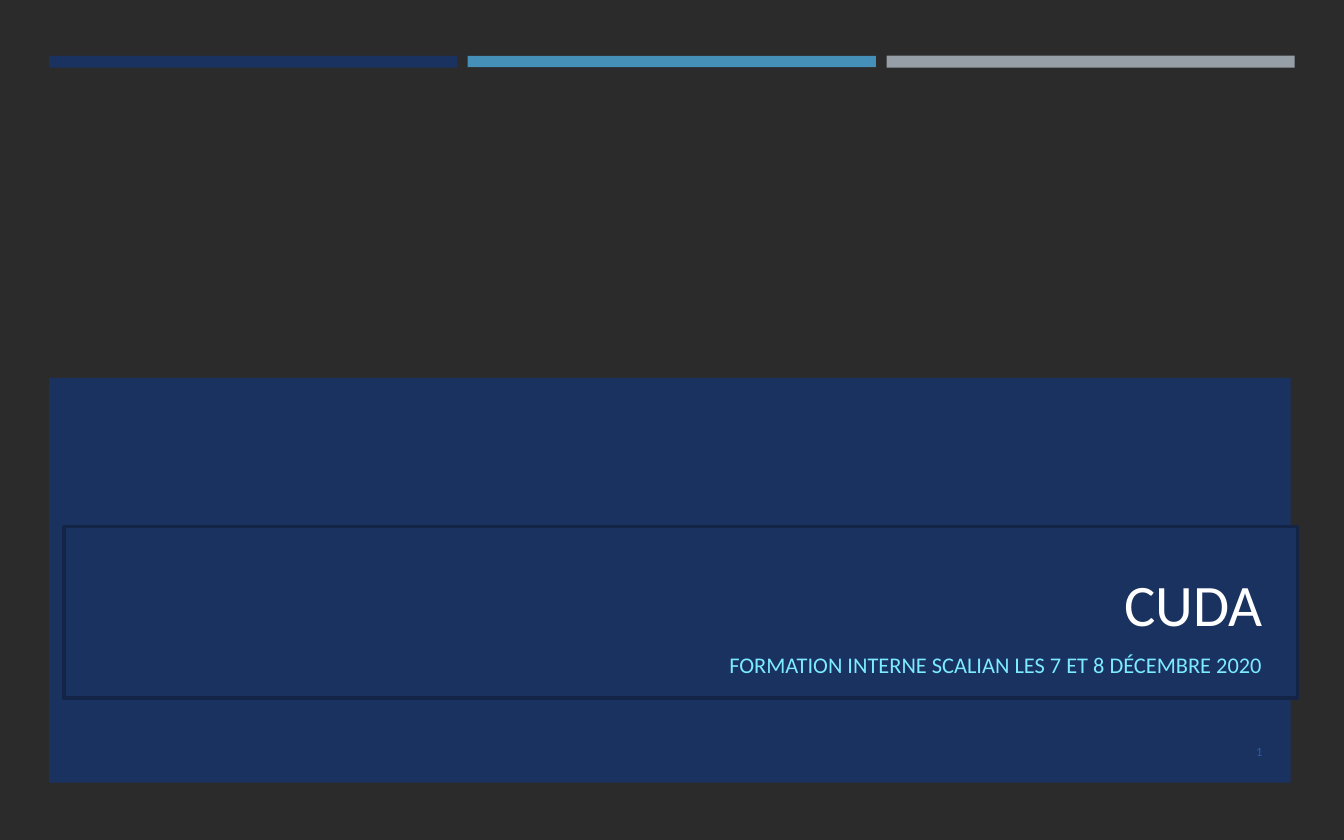
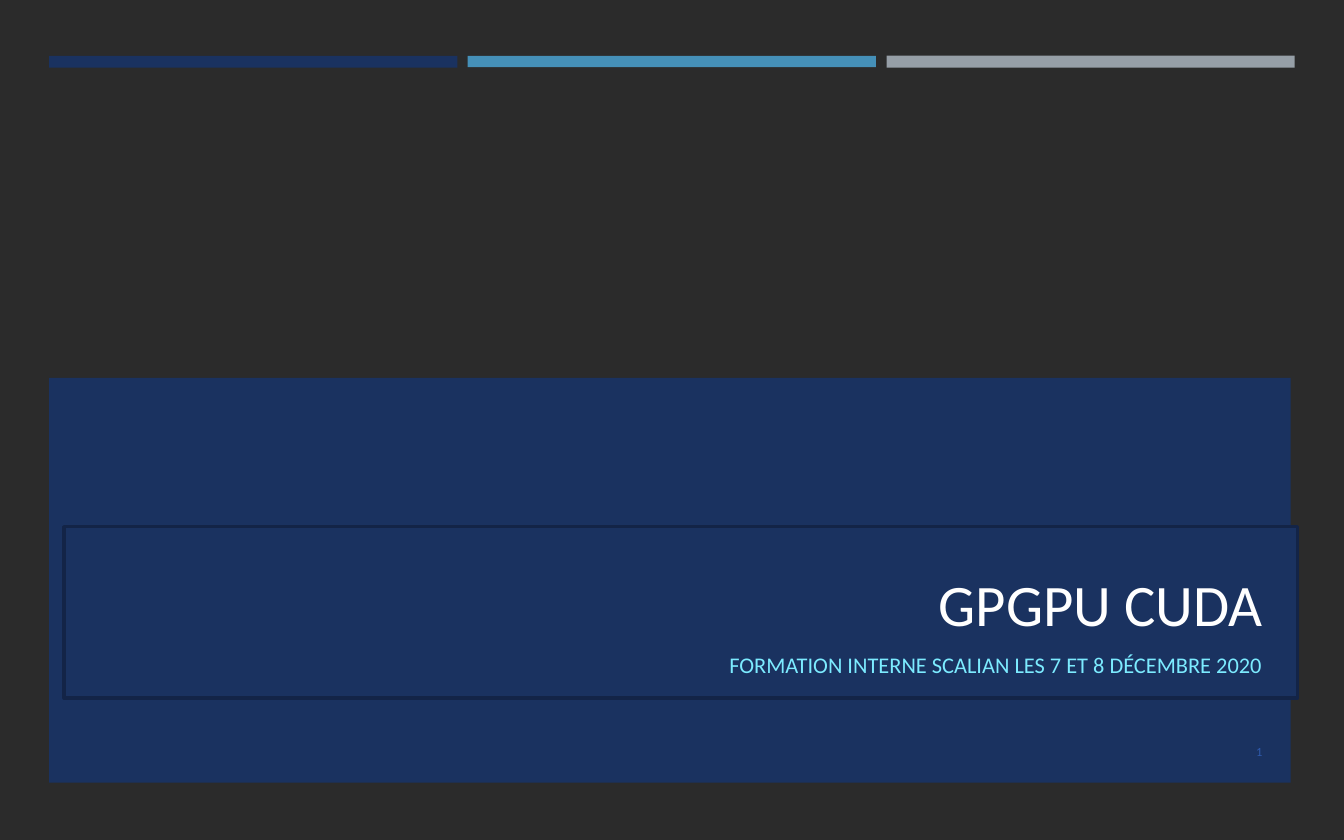
Before and after one commit to franckginguene/hpc_formation_scalian, a slide deck: slide 1 of Diapos/HPC_CUDA.pptx. Drawn at 1344x840 pixels with LibreOffice and Linux fonts; fonts in the diff are those of the drawing; background and template pictures are left out; a plain dark background stands for a picture behind light text. Boxes give left, top, right and bottom in pixels: in the first picture for what was removed or moved away, otherwise in the second. Text is boxed around its words. In the diff, an @@ line names an element or a change of style, - is before the commit and + after.

```diff
--- a/Diapos/HPC_CUDA.pptx
+++ b/Diapos/HPC_CUDA.pptx
@@ title at (939,588,1262,627): text changed @@
-CUDA
+GPGPU CUDA
```
Also in this commit, not shown: 1 other slide changed, 17 slides added, 25 slides removed, 1 other file.
